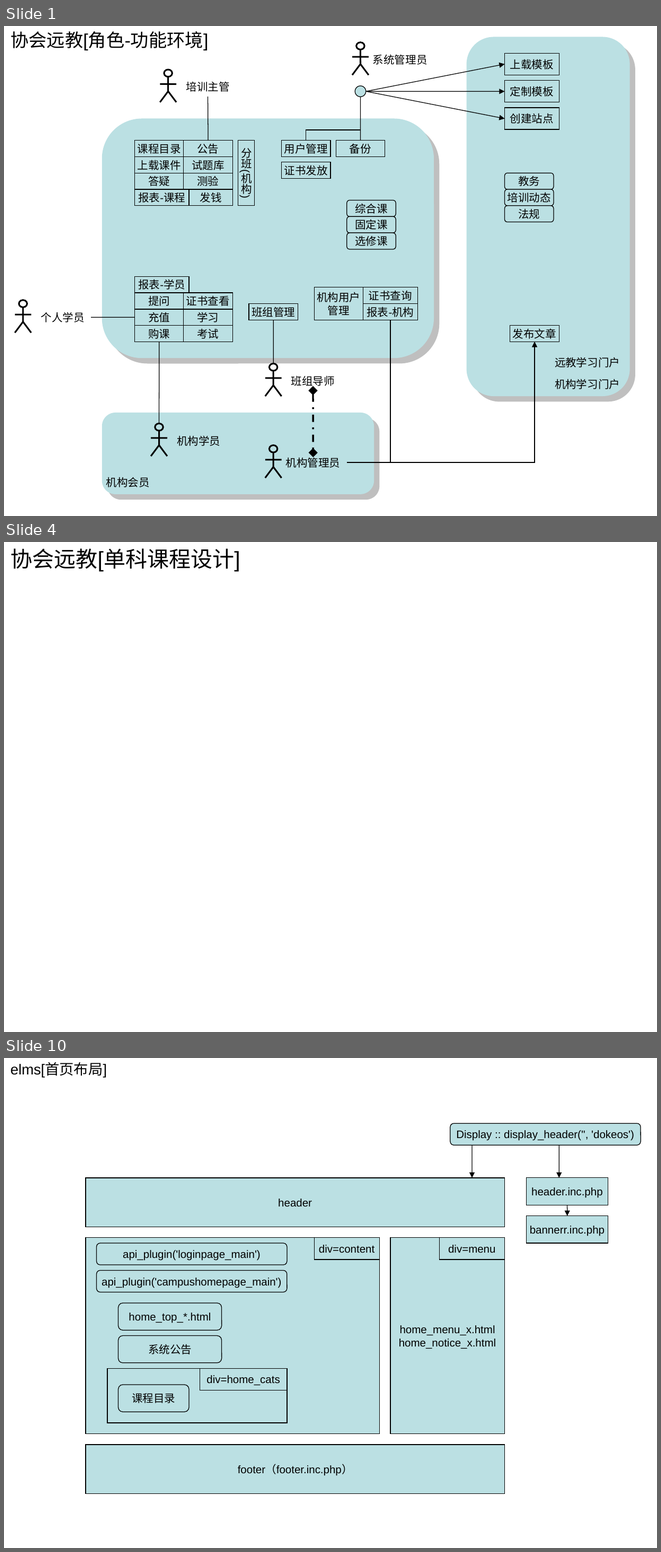
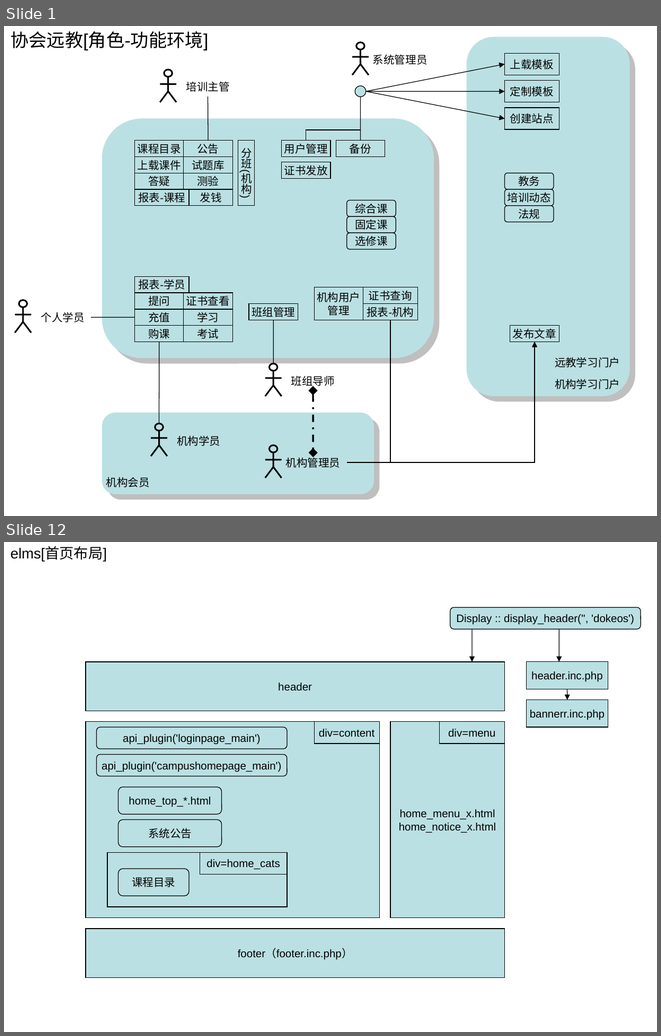
Before and after one commit to huhongjun/mydokeos, a slide deck: docu/Dokeos-lcms.ppt. Shown one above the other, each under a label of ours: slides 1, 4 and 10 before the commit, slides 1 and 12 after it; the slides between them are not shown. The pictures are 661x1552 and 661x1036 pixels, drawn with LibreOffice and Linux fonts; fonts in the diff are those of the drawing. Boxes give left, top, right and bottom in pixels: in the first picture for what was removed or moved away, otherwise in the second. Text is boxed around its words. In the diff, an @@ line names an element or a change of style, - is before the commit and + after.

```diff
--- a/docu/Dokeos-lcms.ppt
+++ b/docu/Dokeos-lcms.ppt
@@ slide 4 removed at bbox=[4, 542, 657, 1032], background #FFFFFF @@
@@ title removed at bbox=[10, 548, 240, 572] @@
-协会远教[单科课程设计]
@@ what was slide 10 is now slide 12 @@
```
Also in this commit, not shown: 5 slides changed, 4 slides added, 1 other slide removed, 5 other files.
